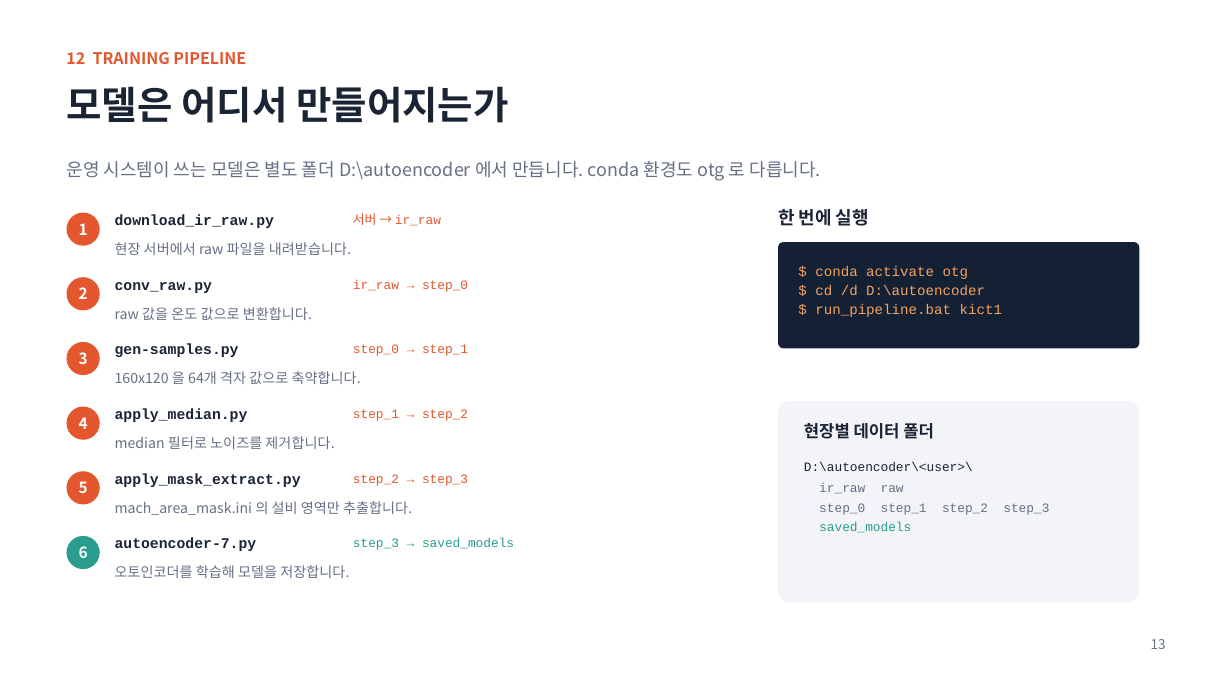
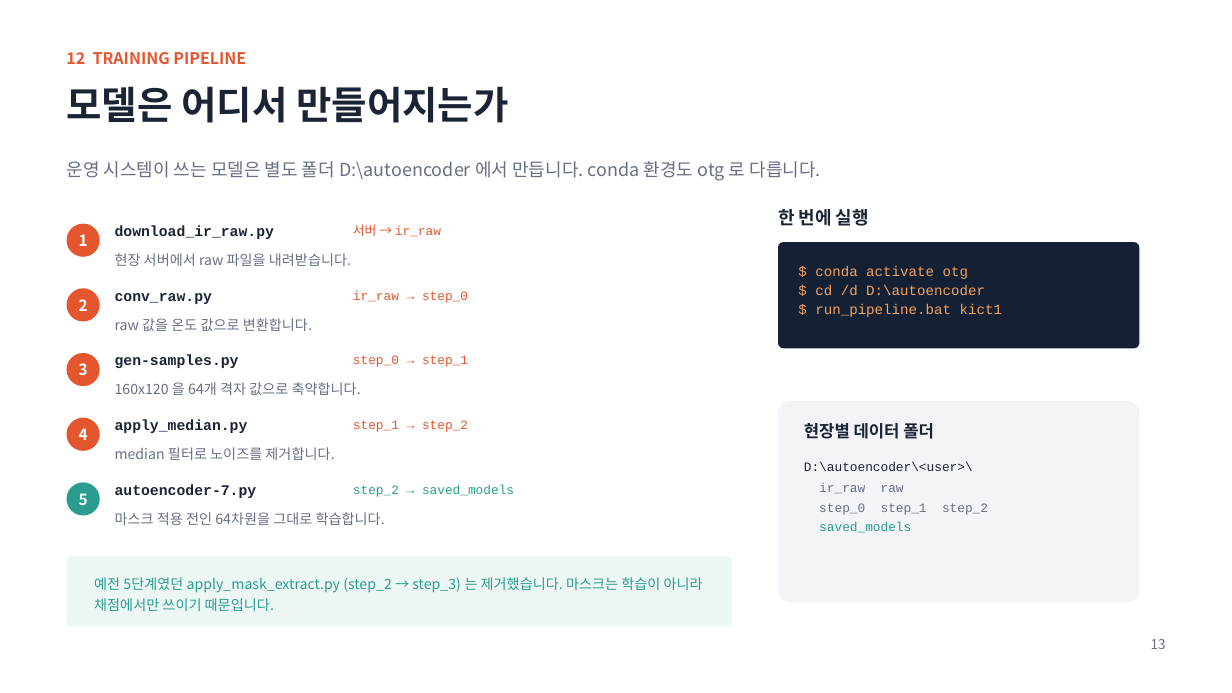
Before and after one commit to oskwon65/MultiModal_FireCam, a slide deck: slide 13 of 멀티모달_화재감지_모니터링_설치매뉴얼.pptx. Drawn at 1232x693 pixels with LibreOffice and Linux fonts; fonts in the diff are those of the drawing. Boxes give left, top, right and bottom in pixels: in the first picture for what was removed or moved away, otherwise in the second. Text is boxed around its words. In the diff, an @@ line names an element or a change of style, - is before the commit and + after.

```diff
--- a/멀티모달_화재감지_모니터링_설치매뉴얼.pptx
+++ b/멀티모달_화재감지_모니터링_설치매뉴얼.pptx
@@ text removed at [115,473,301,487] @@
-apply_mask_extract.py
@@ text removed at [353,474,468,486] @@
-step_2 → step_3
@@ 12 texts, 5 ellipses: place and size @@
-12 texts, 5 ellipses at [67,213,468,505]
+12 texts, 5 ellipses at [67,224,468,516]
@@ ellipse "5" at [67,482,100,516]: fill #E4572E to #2A9D8F @@
@@ text "autoencoder-7.py": place and size @@
-text "autoencoder-7.py" at [115,538,257,551]
+text "autoencoder-7.py" at [115,484,257,498]
@@ text removed at [115,501,412,515] @@
-mach_area_mask.ini 의 설비 영역만 추출합니다.
@@ text at [353,485,514,497]: text changed @@
-step_3 → saved_models
+step_2 → saved_models
@@ text at [819,503,988,515]: text changed @@
-step_0 step_1 step_2 step_3
+step_0 step_1 step_2
@@ ellipse removed at [67,536,100,569] @@
-6
@@ text at [115,512,385,525]: text changed @@
-오토인코더를 학습해 모델을 저장합니다.
+마스크 적용 전인 64차원을 그대로 학습합니다.
@@ rounded rectangle added at [67,556,732,627], fill #ECF6F4 @@
@@ text added at [94,577,703,611], 11 pt, text #2A9D8F @@
+예전 5단계였던 apply_mask_extract.py (step_2 → step_3) 는 제거했습니다. 마스크는 학습이 아니라 채점에서만 쓰이기 때문입니다.
```
Also in this commit, not shown: 3 other slides changed, 8 slides added, 1 other file.
